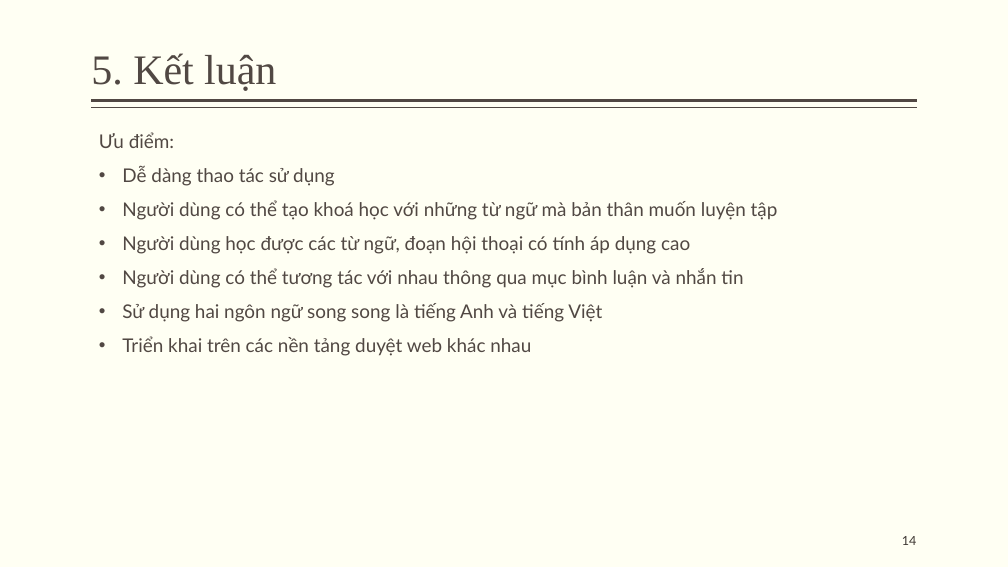
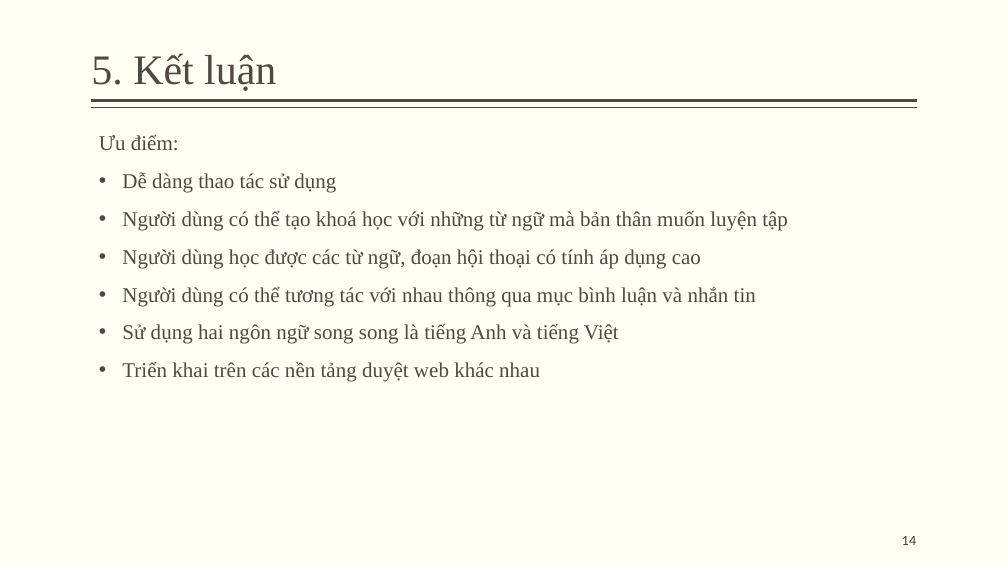
Before and after one commit to vanlam0145/website-learn-jp, a slide deck: slide 14 of Website-jp-pp.pptx. Drawn at 1008x567 pixels with LibreOffice and Linux fonts; fonts in the diff are those of the drawing. Boxes give left, top, right and bottom in pixels: in the first picture for what was removed or moved away, otherwise in the second. Text is boxed around its words. In the diff, an @@ line names an element or a change of style, - is before the commit and + after.

```diff
--- a/Website-jp-pp.pptx
+++ b/Website-jp-pp.pptx
@@ text "Ưu điểm:" at <box>99,135,788,382</box>: size 18 to 20 pt, font Lato to Times New Roman @@
```
Also in this commit, not shown: 6 other slides changed, 1 slide added.
